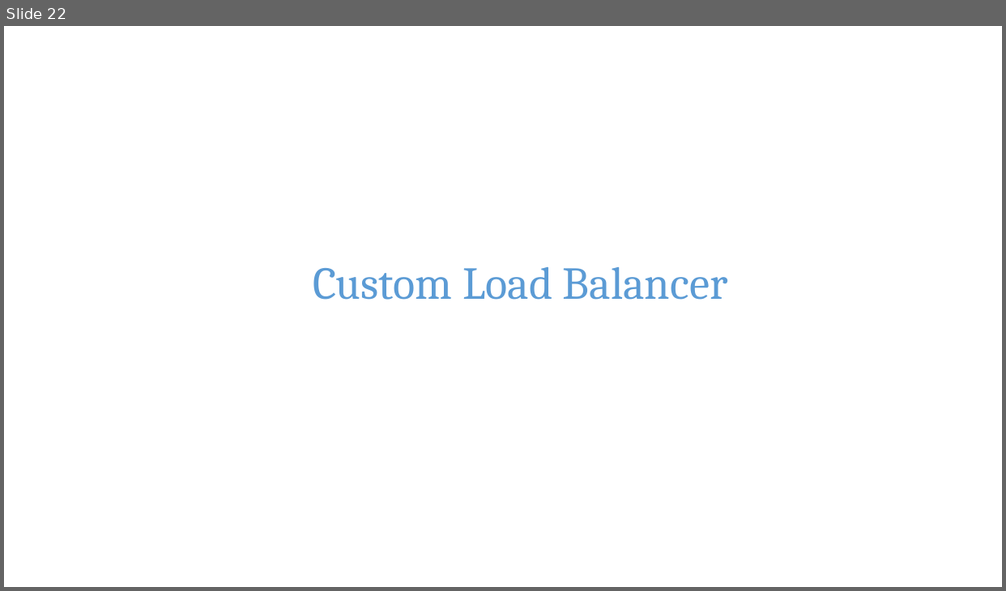
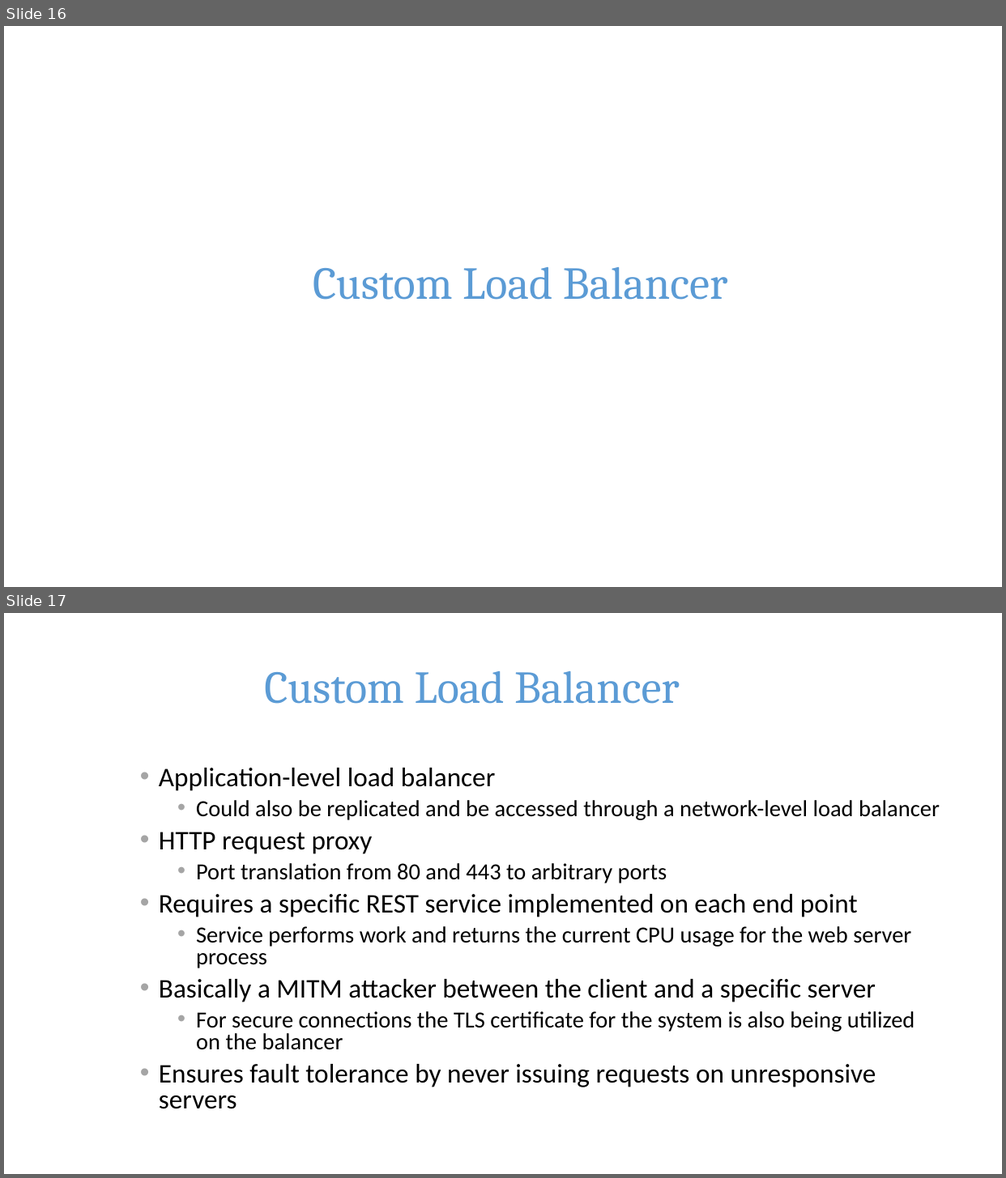
Before and after one commit to std08010/ds2015, a slide deck: Presentation.pptx. Shown one above the other, each under a label of ours: slide 22 before the commit, slides 16 and 17 after it. The pictures are 1006x591 and 1006x1178 pixels, drawn with LibreOffice and Linux fonts; fonts in the diff are those of the drawing; background and template pictures are left out. Boxes give left, top, right and bottom in pixels: in the first picture for what was removed or moved away, otherwise in the second. Text is boxed around its words. In the diff, an @@ line names an element or a change of style, - is before the commit and + after.

```diff
--- a/Presentation.pptx
+++ b/Presentation.pptx
@@ slide 17 added at [4,613,1002,1174], background picture (left out) @@
@@ title added at [264,671,680,704], 44 pt, text #5B9BD5 @@
+Custom Load Balancer
@@ text added at [159,768,940,1110], 22.2 pt, text #000000 @@
+• Application-level load balancer
+  • Could also be replicated and be accessed through a network-level load balancer
+• HTTP request proxy
+  • Port translation from 80 and 443 to arbitrary ports
+• Requires a specific REST service implemented on each end point
+  • Service performs work and returns the current CPU usage for the web server process
+• Basically a MITM attacker between the client and a specific server
+  • For secure connections the TLS certificate for the system is also being utilized on the balancer
+• Ensures fault tolerance by never issuing requests on unresponsive servers
@@ what was slide 22 is now slide 16 @@
```
Also in this commit, not shown: 9 other slides added, 1 slide removed, 1 other file.
